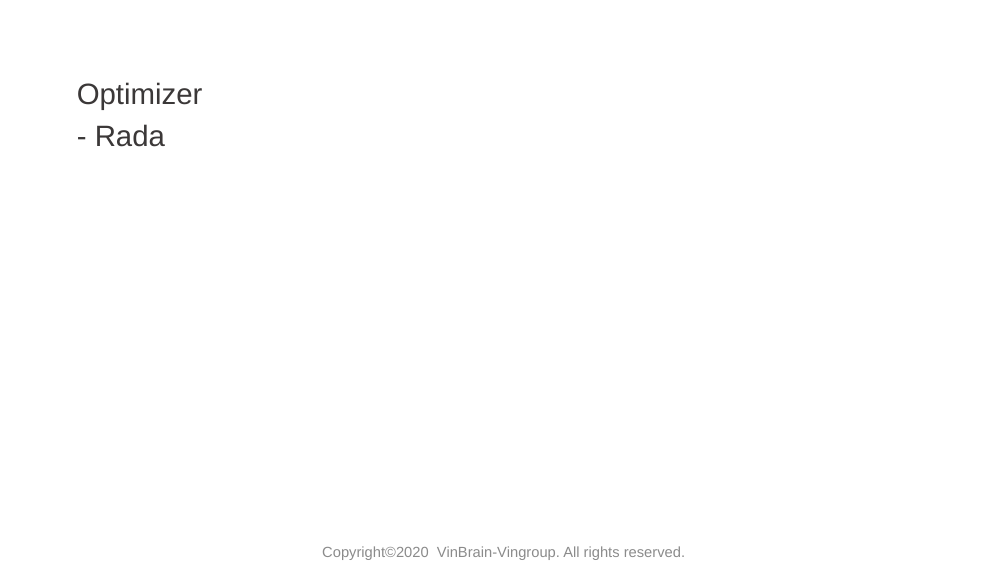
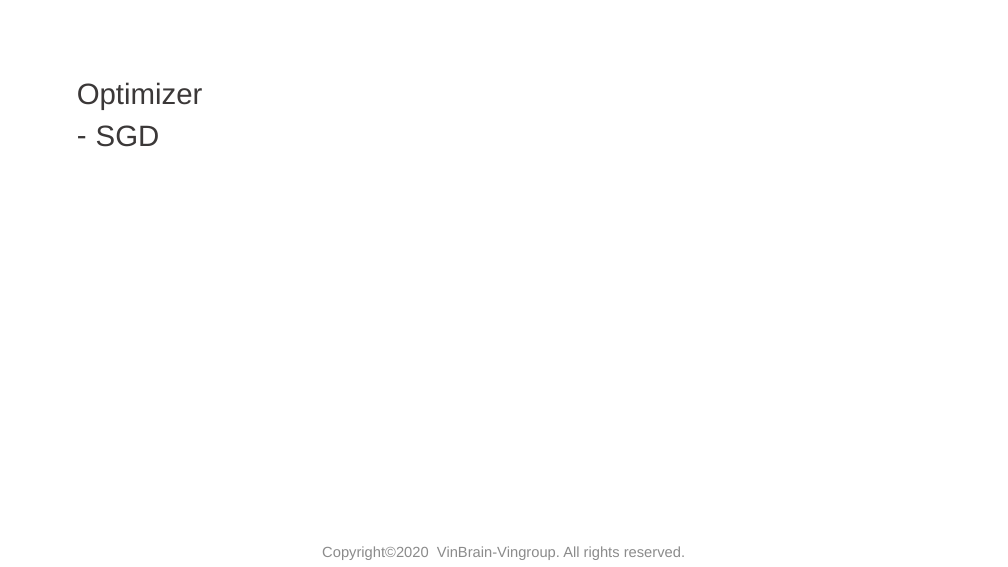
Before and after one commit to huyentls1114/vinbrain-internship, a slide deck: slide 5 of mid_term/mid_term.pptx. Drawn at 1008x567 pixels with LibreOffice and Linux fonts; fonts in the diff are those of the drawing; background and template pictures are left out. Boxes give left, top, right and bottom in pixels: in the first picture for what was removed or moved away, otherwise in the second. Text is boxed around its words. In the diff, an @@ line names an element or a change of style, - is before the commit and + after.

```diff
--- a/mid_term/mid_term.pptx
+++ b/mid_term/mid_term.pptx
@@ text at (96,125,160,147): text changed @@
-- Rada
+– SGD
```
Also in this commit, not shown: 1 other slide changed, 2 other files.
